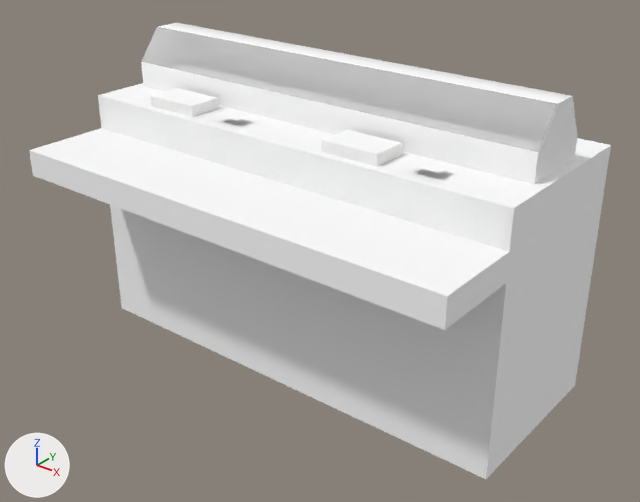
One commit to the glTF model public/3d/item/model__item__shop.ofs_3806_0/3806kg_sh1_29.gltf: the scene before it, then after it.
Both versions are drawn from a 50 mm lens placed at (1.73, -2.09, 1.76), pointed at (0.06, 0.0, 0.46). Every picture has the same lights, and +X, +Y and +Z are marked at lower left. The picture after the commit comes second.

Objects in the first picture: '3806kg_sh1_29'.
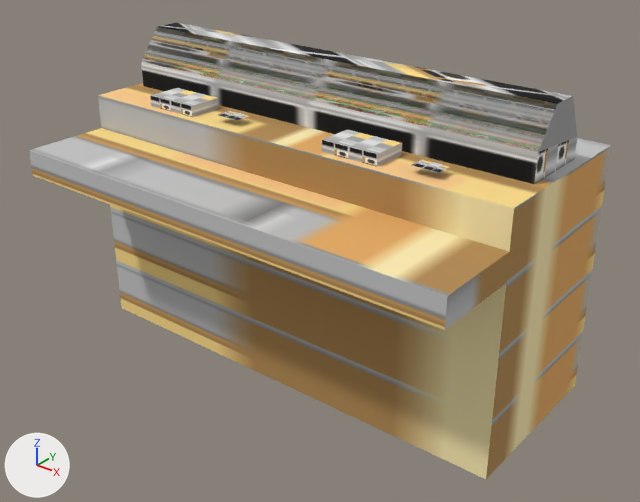
Boxes (x1, y1, x2, y2) around the edits, measured in the pictures (640 x 502 px):
'3806kg_sh1_29', surface changed (darker)
    both: (29, 23, 611, 479)

What changed in the scene script:
```text
Add img_sh1_29_1:
    img_sh1_29_1 = load_image('sh1_29_1', '_unpacked/sh1_29_1', 32, 32, 'sRGB')
Add img_sh1_29_2:
    img_sh1_29_2 = load_image('sh1_29_2', '_unpacked/sh1_29_2', 64, 32, 'sRGB')
Add img_sh1_29_0:
    img_sh1_29_0 = load_image('sh1_29_0', '_unpacked/sh1_29_0', 32, 32, 'sRGB')
Change mat_sh1_29_3:
    where n0 = _N.new('ShaderNodeBsdfPrincipled'); n0.name = 'Principled BSDF'
    remove n0.inputs[0].default_value = (1.0, 1.0, 1.0, 1.0)  # 'Base Color', white #ffffff
    remove n0.inputs[4].default_value = 0.387  # 'Alpha'
    add n2 = _N.new('ShaderNodeMath'); n2.name = 'Math'
    add n2.operation = 'MULTIPLY'
    add n2.inputs[1].default_value = 0.387  # 'Value'
    add n3 = _N.new('ShaderNodeTexImage'); n3.name = 'Image Texture'
    add n3.image = img_sh1_29_1
    add _L.new(n2.outputs[0], n0.inputs[4])  # 'Value' to 'Alpha'
    add _L.new(n3.outputs[0], n0.inputs[0])  # 'Color' to 'Base Color'
    add _L.new(n3.outputs[1], n2.inputs[0])  # 'Alpha' to 'Value'
Change mat_sh1_29_0:
    remove mat_sh1_29_0.base_color = (1.0, 1.0, 1.0)  # white #ffffff
    add mat_sh1_29_0.texture = img_sh1_29_0
Change mat_sh1_29_2:
    remove mat_sh1_29_2.base_color = (1.0, 1.0, 1.0)  # white #ffffff
    add mat_sh1_29_2.texture = img_sh1_29_2
Change mat_sh1_29_1:
    remove mat_sh1_29_1.base_color = (1.0, 1.0, 1.0)  # white #ffffff
    add mat_sh1_29_1.texture = img_sh1_29_1
```
